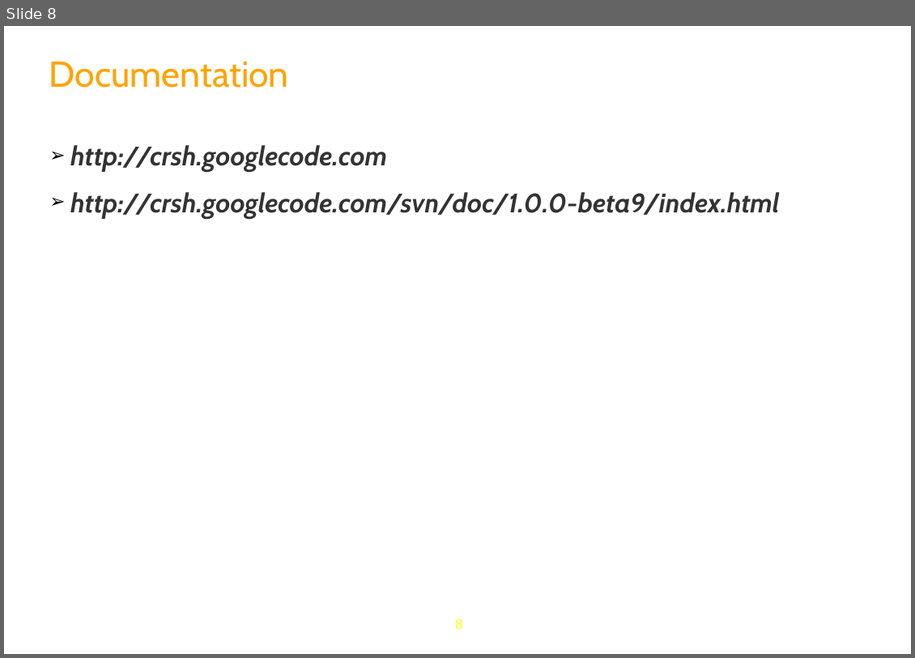
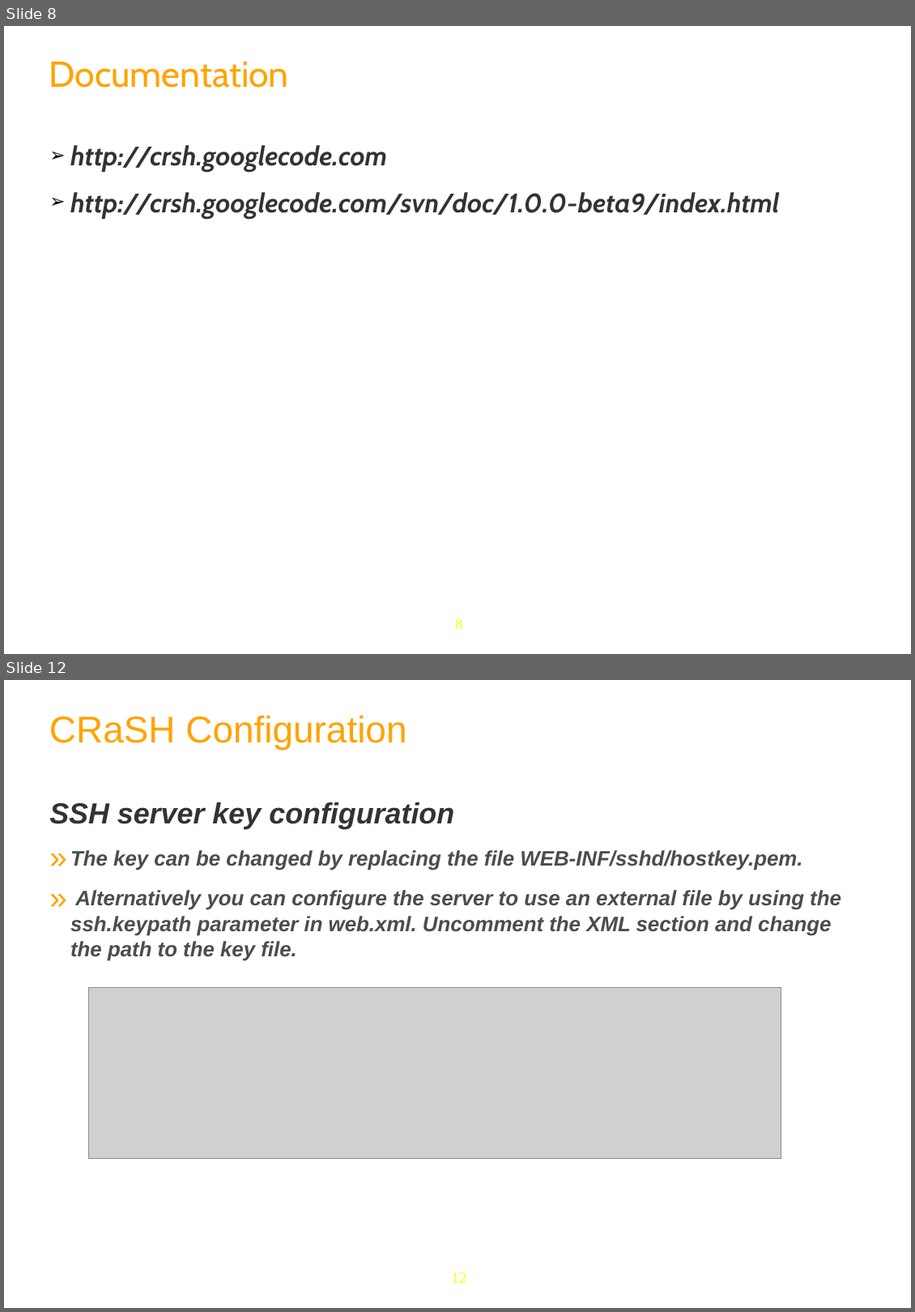
Before and after one commit to anhvurz90/training, a slide deck: exo-developer/420-crash/slides/420-CRaSH-XDev-en.pptx. Shown one above the other, each under a label of ours: slide 8 before the commit, slides 8 and 12 after it; the slides between them are not shown. The pictures are 915x658 and 915x1312 pixels, drawn with LibreOffice and Linux fonts; fonts in the diff are those of the drawing; grey boxes stand for pictures; background and template pictures are left out. Boxes give left, top, right and bottom in pixels: in the first picture for what was removed or moved away, otherwise in the second. Text is boxed around its words. In the diff, an @@ line names an element or a change of style, - is before the commit and + after.

```diff
--- a/exo-developer/420-crash/slides/420-CRaSH-XDev-en.pptx
+++ b/exo-developer/420-crash/slides/420-CRaSH-XDev-en.pptx
@@ slide 12 added at (x1=4, y1=680, x2=911, y2=1308), background #FFFFFF; not listed: 1 template element that a slide beside it also shows @@
@@ text added at (x1=49, y1=715, x2=407, y2=750), 32 pt, text #FFA300 @@
+CRaSH Configuration
@@ text added at (x1=49, y1=802, x2=842, y2=961), 18 pt, text #4C4C4C, bold, italic @@
+SSH server key configuration
+» The key can be changed by replacing the file WEB-INF/sshd/hostkey.pem.
+» Alternatively you can configure the server to use an external file by using the ssh.keypath parameter in web.xml. Uncomment the XML section and change the path to the key file.
@@ picture added at (x1=88, y1=988, x2=782, y2=1160) @@
```
Also in this commit, not shown: 9 slides changed, 9 other slides added, 8 other files.
